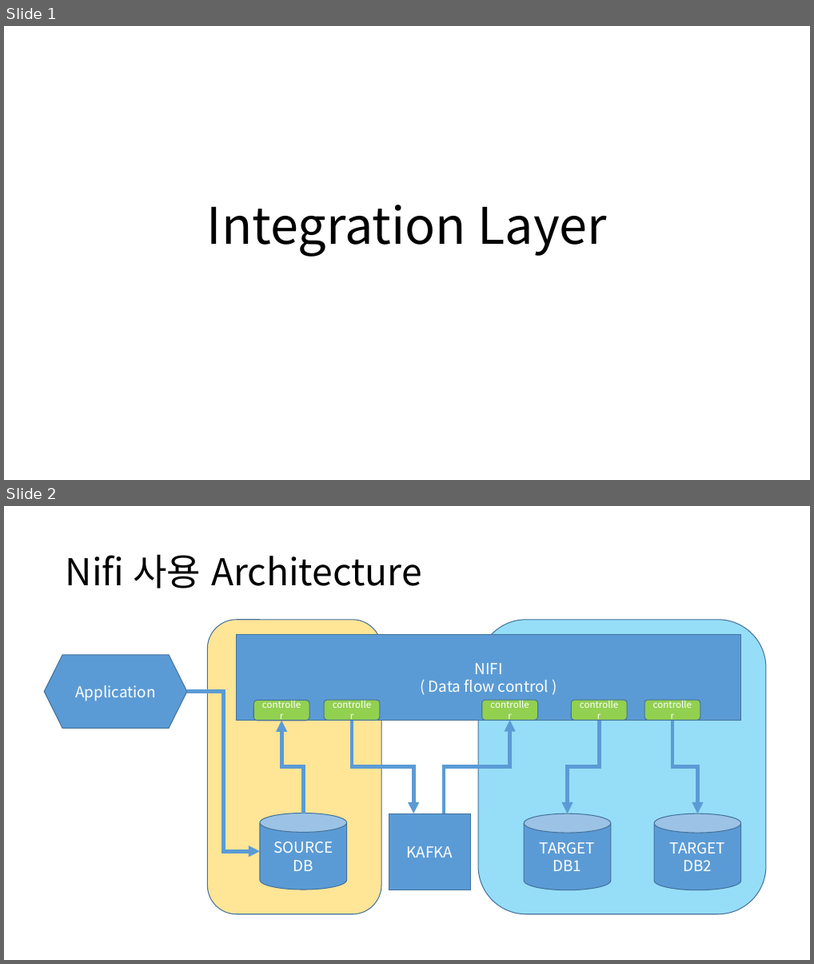
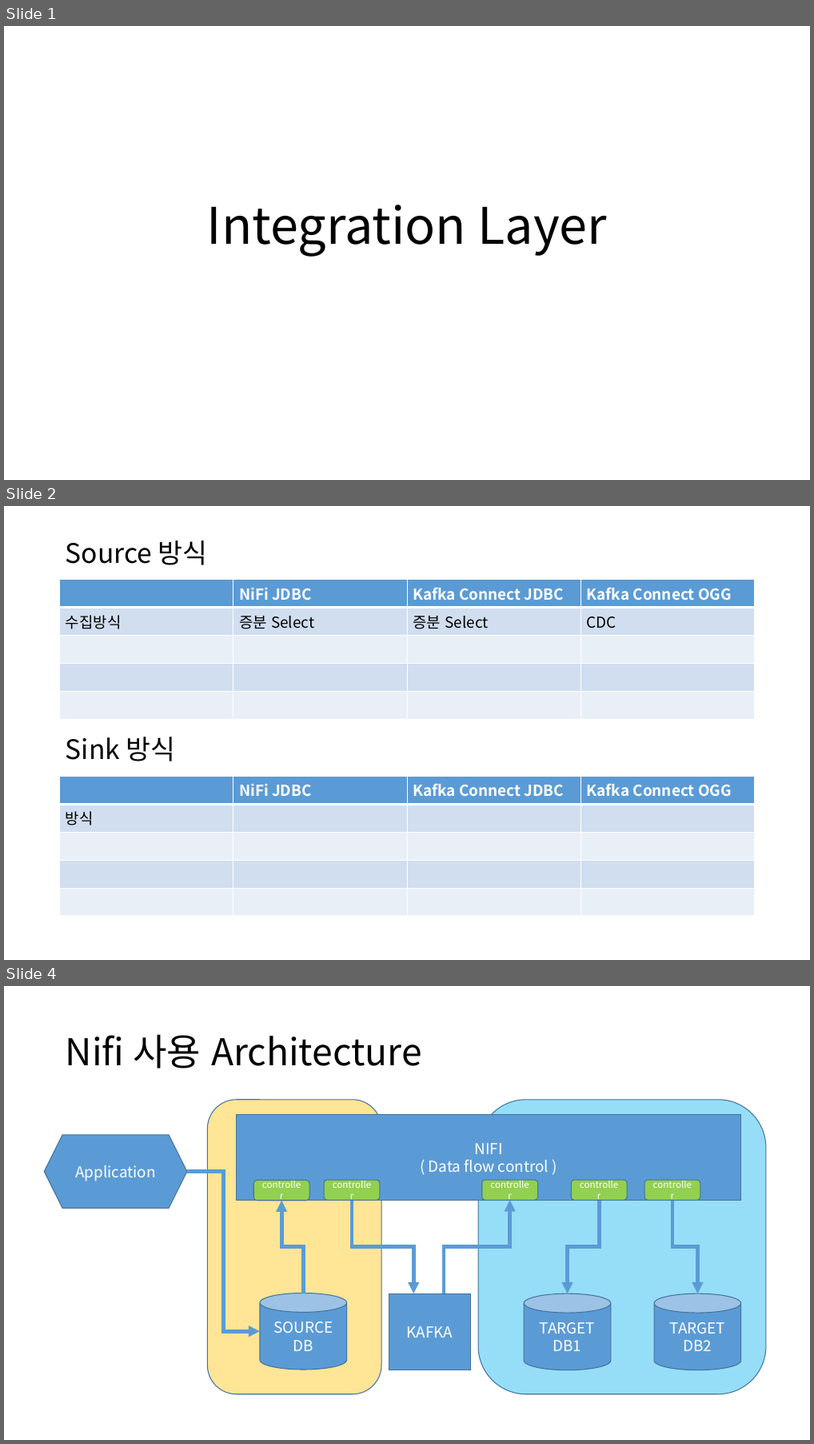
Before and after one commit to gwangsoo/Nifi-Or-Kafka-Connect, a slide deck: db2db_구조.pptx. Shown one above the other, each under a label of ours: slides 1 and 2 before the commit, slides 1, 2 and 4 after it; the slides between them are not shown. The pictures are 814x964 and 814x1444 pixels, drawn with LibreOffice and Linux fonts; fonts in the diff are those of the drawing. Boxes give left, top, right and bottom in pixels: in the first picture for what was removed or moved away, otherwise in the second. Text is boxed around its words. In the diff, an @@ line names an element or a change of style, - is before the commit and + after.

```diff
--- a/db2db_구조.pptx
+++ b/db2db_구조.pptx
@@ slide 2 added at (4, 506, 810, 960), background #FFFFFF @@
@@ title added at (66, 540, 208, 565), 32 pt, text #000000 @@
+Source 방식
@@ table added at (60, 579, 757, 702), 5 rows, 4 columns @@
+ | NiFi JDBC | Kafka Connect JDBC | Kafka Connect OGG
+수집방식 | 증분 Select | 증분 Select | CDC
+ |  |  | 
+ |  |  | 
+ |  |  | 
@@ text added at (66, 736, 176, 761), 32 pt, text #000000 @@
+Sink 방식
@@ table added at (60, 776, 757, 899), 5 rows, 4 columns @@
+ | NiFi JDBC | Kafka Connect JDBC | Kafka Connect OGG
+방식 |  |  | 
+ |  |  | 
+ |  |  | 
+ |  |  | 
@@ what was slide 2 is now slide 4 @@
```
Also in this commit, not shown: 2 other slides added, 5 other files.
